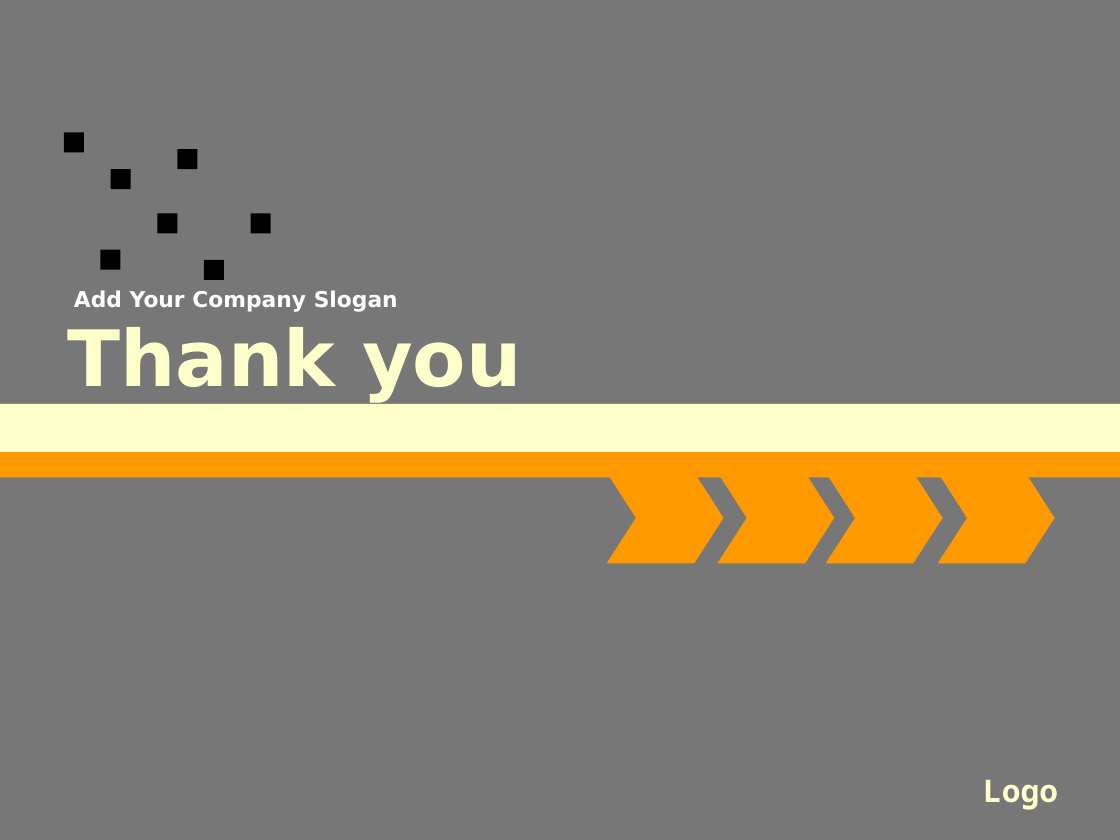
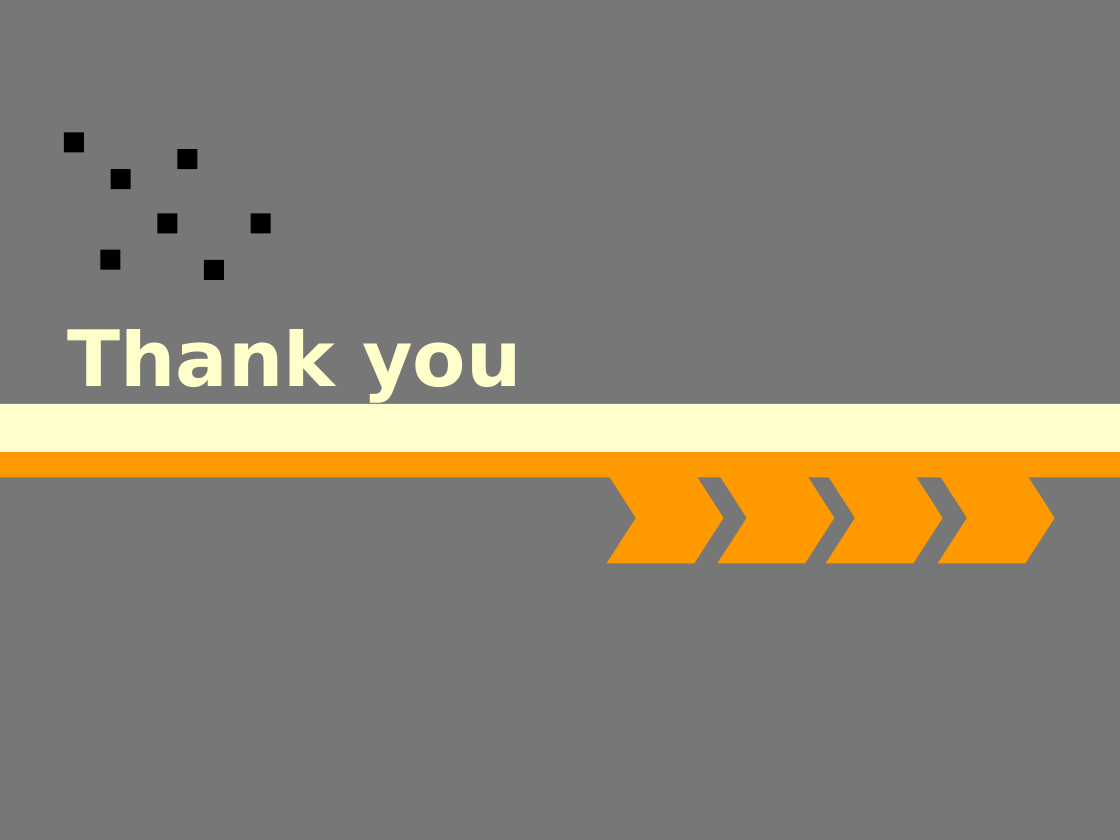
Before and after one commit to tianlanse93/Blogs, a slide deck: slide 5 of 实习生转正自评.ppt (slide 12 before the commit). Drawn at 1120x840 pixels with LibreOffice and Linux fonts; fonts in the diff are those of the drawing. Boxes give left, top, right and bottom in pixels: in the first picture for what was removed or moved away, otherwise in the second. Text is boxed around its words. In the diff, an @@ line names an element or a change of style, - is before the commit and + after.

```diff
--- a/实习生转正自评.ppt
+++ b/实习生转正自评.ppt
@@ rectangle added at (62, 280, 416, 329), fill #777777 @@
@@ text removed at (74, 290, 398, 312) @@
-Add Your Company Slogan
@@ rectangle added at (741, 762, 1095, 811), fill #777777 @@
@@ text removed at (983, 780, 1058, 810) @@
-Logo
```
Also in this commit, not shown: 3 other slides changed, 1 slide added, 8 slides removed.
